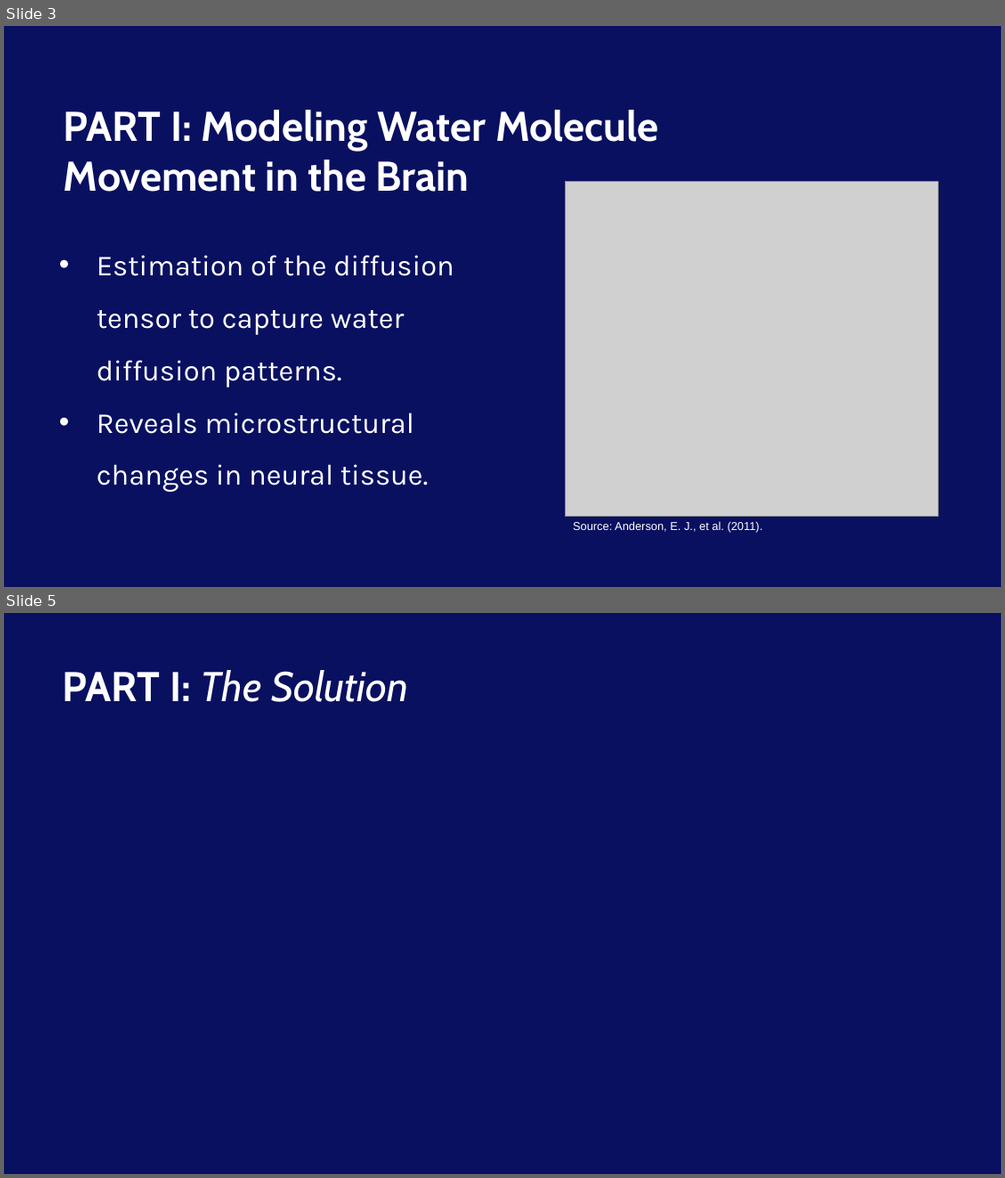
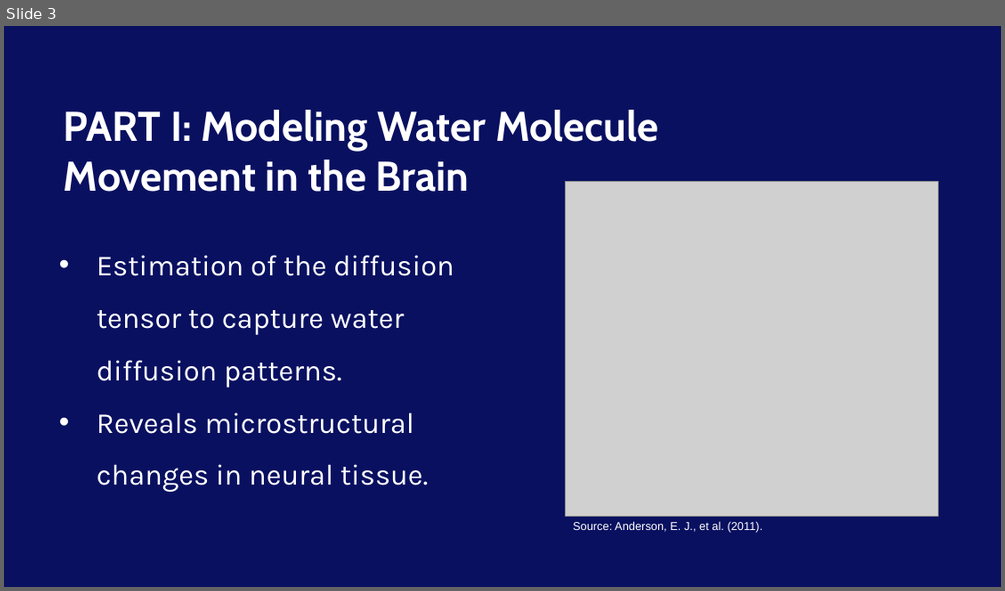
Before and after one commit to Neepa04/MXB201Group15, a slide deck: Report/Presentation.pptx. Shown one above the other, each under a label of ours: slides 3 and 5 before the commit, slide 3 after it; the slides between them are not shown. The pictures are 1005x1178 and 1005x591 pixels, drawn with LibreOffice and Linux fonts; fonts in the diff are those of the drawing; grey boxes stand for pictures; background and template pictures are left out. Boxes give left, top, right and bottom in pixels: in the first picture for what was removed or moved away, otherwise in the second. Text is boxed around its words. In the diff, an @@ line names an element or a change of style, - is before the commit and + after.

Commit message:
Added Part I problem presentation slides

```diff
--- a/Report/Presentation.pptx
+++ b/Report/Presentation.pptx
@@ slide 5 removed at (x1=4, y1=613, x2=1001, y2=1174), background picture (left out) @@
@@ title removed at (x1=63, y1=670, x2=409, y2=702) @@
-PART I: The Solution
```
Also in this commit, not shown: 1 slide changed, 3 slides added, 2 other slides removed.
